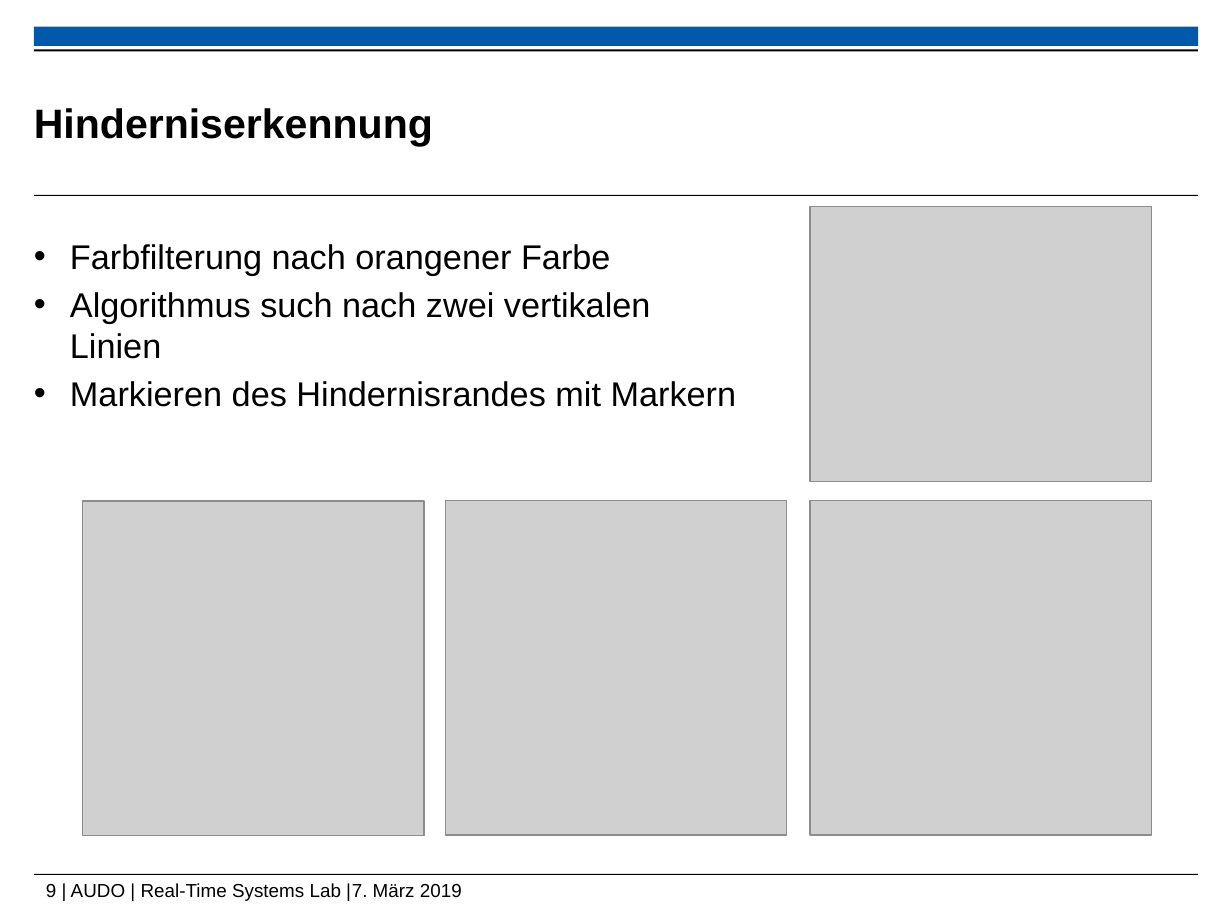
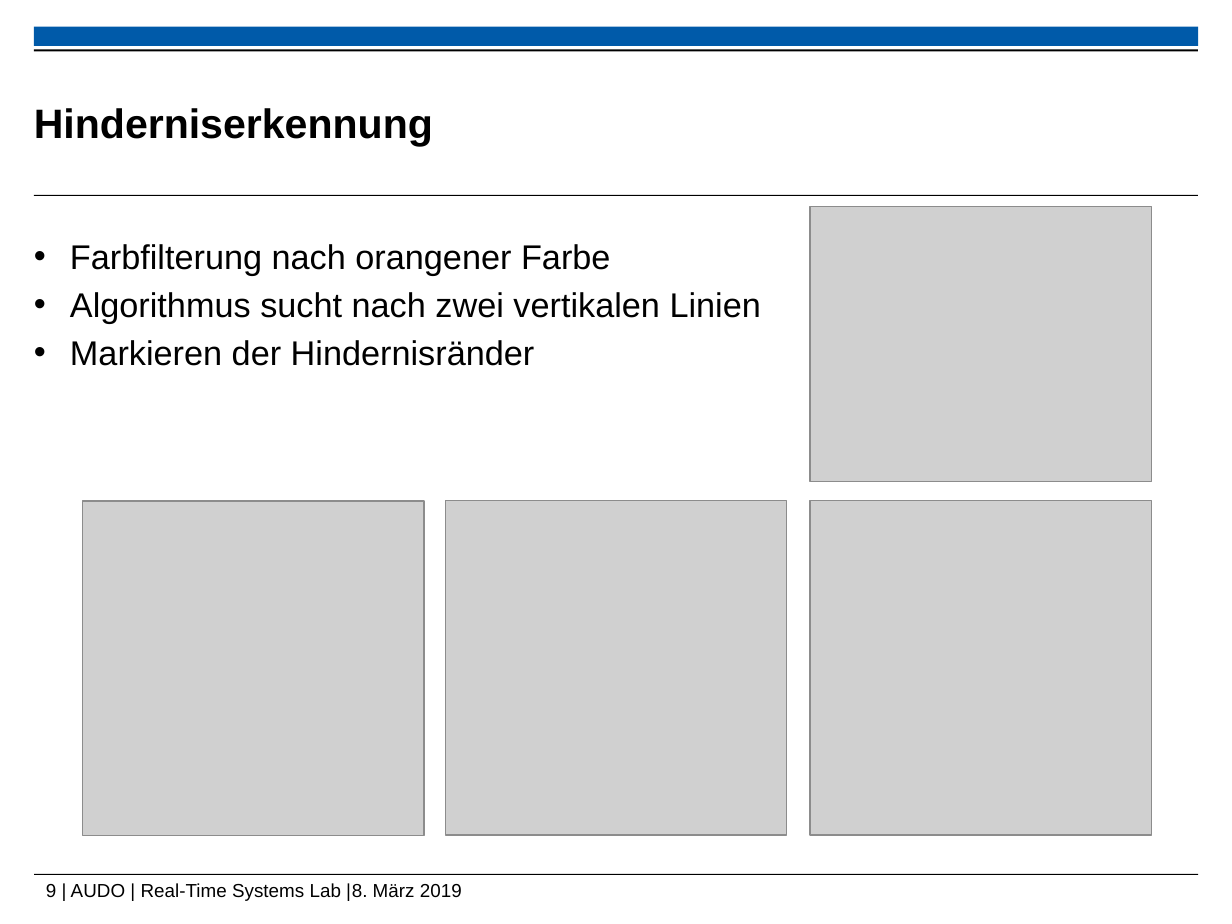
Before and after one commit to ramona3300/AUDO, a slide deck: slide 9 of Dokumente/Präsentationen/Abschlusspräsentation.pptx. Drawn at 1232x924 pixels with LibreOffice and Linux fonts; fonts in the diff are those of the drawing; grey boxes stand for pictures; background and template pictures are left out. Boxes give left, top, right and bottom in pixels: in the first picture for what was removed or moved away, otherwise in the second. Text is boxed around its words. In the diff, an @@ line names an element or a change of style, - is before the commit and + after.

```diff
--- a/Dokumente/Präsentationen/Abschlusspräsentation.pptx
+++ b/Dokumente/Präsentationen/Abschlusspräsentation.pptx
@@ text at (70, 292, 761, 366): text changed @@
-• Algorithmus such nach zwei vertikalen Linien
-• Markieren des Hindernisrandes mit Markern
+• Algorithmus sucht nach zwei vertikalen Linien
+• Markieren der Hindernisränder
@@ text at (46, 883, 462, 901): text changed @@
-9 | AUDO | Real-Time Systems Lab |7. März 2019
+9 | AUDO | Real-Time Systems Lab |8. März 2019
```
Also in this commit, not shown: 4 other slides changed.
